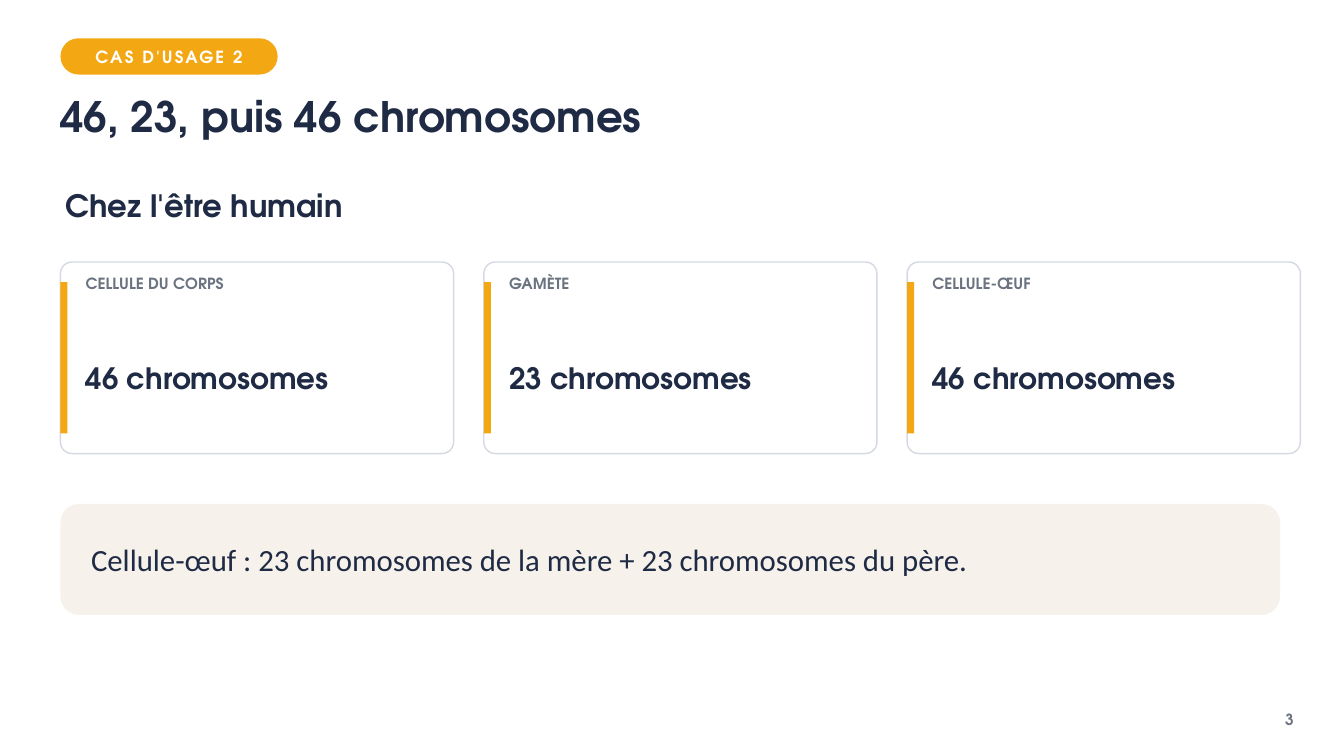
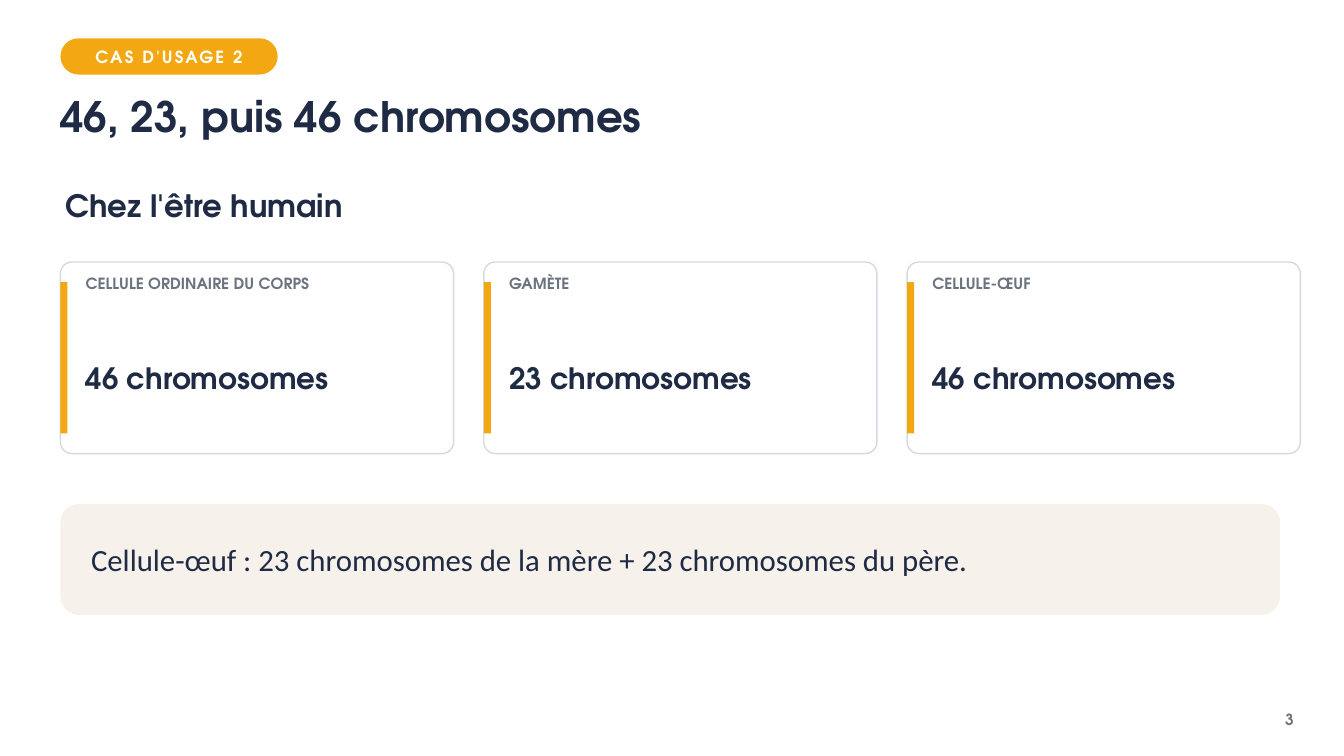
Before and after one commit to VinceIXIV/SVT-cour, a slide deck: slide 3 of cours/4e/S27-la-fecondation-la-rencontre-de-deux-cellules/4e-S27-diaporama.pptx. Drawn at 1344x756 pixels with LibreOffice and Linux fonts; fonts in the diff are those of the drawing. Boxes give left, top, right and bottom in pixels: in the first picture for what was removed or moved away, otherwise in the second. Text is boxed around its words. In the diff, an @@ line names an element or a change of style, - is before the commit and + after.

```diff
--- a/cours/4e/S27-la-fecondation-la-rencontre-de-deux-cellules/4e-S27-diaporama.pptx
+++ b/cours/4e/S27-la-fecondation-la-rencontre-de-deux-cellules/4e-S27-diaporama.pptx
@@ text at (x1=86, y1=277, x2=310, y2=289): text changed @@
-CELLULE DU CORPS
+CELLULE ORDINAIRE DU CORPS
```
Also in this commit, not shown: 2 other slides changed, 29 other files.
